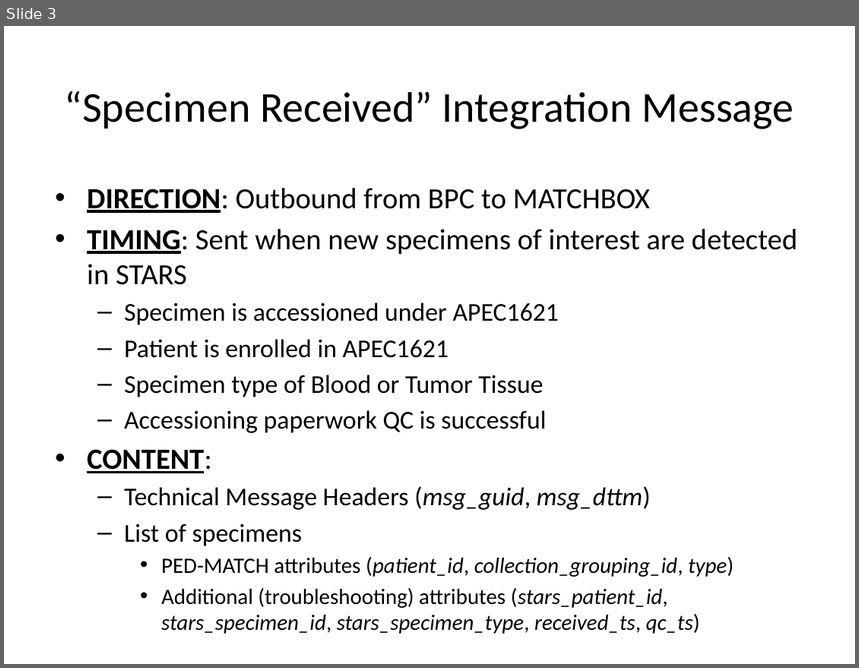
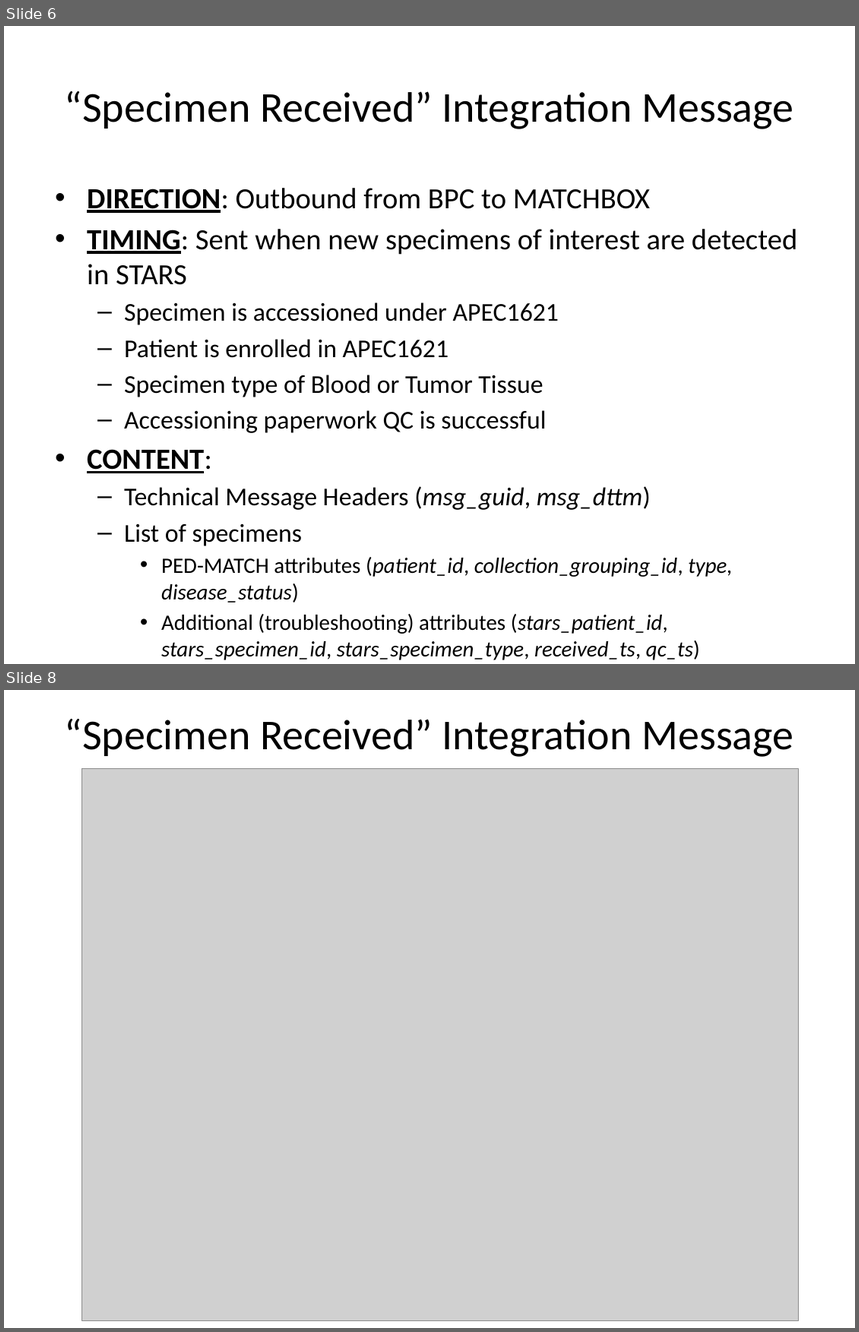
Before and after one commit to NCH-BPC-Informatics/pedmatch-arch-docs, a slide deck: NCH-PEDMATCH - Integration Walkthrough.pptx. Shown one above the other, each under a label of ours: slide 3 before the commit, slides 6 and 8 after it; the slides between them are not shown. The pictures are 859x668 and 859x1332 pixels, drawn with LibreOffice and Linux fonts; fonts in the diff are those of the drawing; grey boxes stand for pictures. Boxes give left, top, right and bottom in pixels: in the first picture for what was removed or moved away, otherwise in the second. Text is boxed around its words. In the diff, an @@ line names an element or a change of style, - is before the commit and + after.

Commit message:
Revisions per HLD re: tracking specimen disease status

```diff
--- a/NCH-PEDMATCH - Integration Walkthrough.pptx
+++ b/NCH-PEDMATCH - Integration Walkthrough.pptx
@@ slide 8 added at [4,690,855,1328], background #FFFFFF @@
@@ title added at [65,718,794,757], 36 pt, text #000000 @@
+“Specimen Received” Integration Message
@@ picture added at [82,768,799,1321] @@
@@ what was slide 3 is now slide 6 @@
@@ slide 6 changed as well @@
@@ text at [161,557,732,603]: text changed @@
-    • PED-MATCH attributes (patient_id, collection_grouping_id, type)
+    • PED-MATCH attributes (patient_id, collection_grouping_id, type, disease_status)
```
Also in this commit, not shown: 2 other slides changed, 3 other slides added, 4 slides removed, 3 other files.
